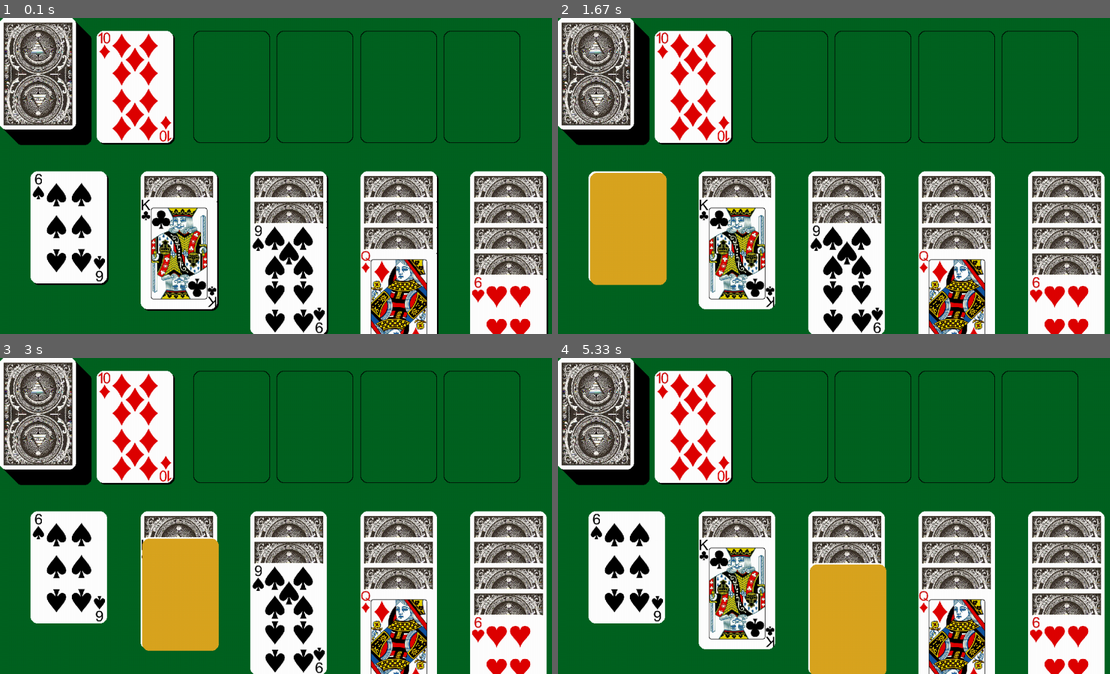
Above: before the commit, frames 1-4 (two rows, left to right).
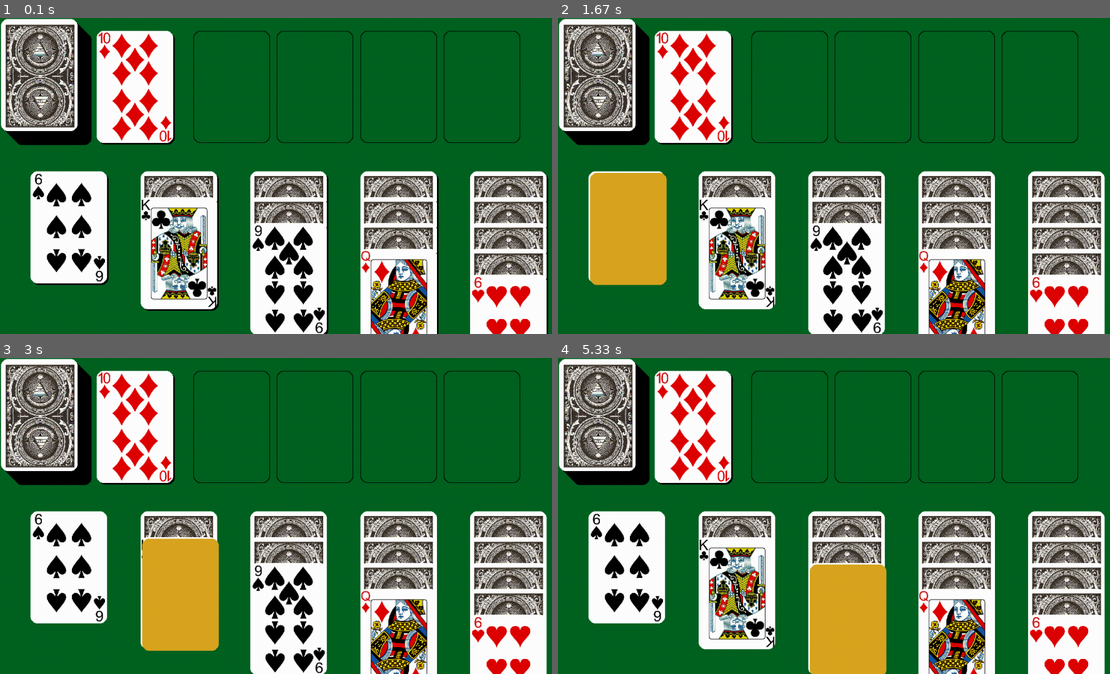
Above: after the commit, the same moments.

Repository: unluckycord/NewPygame
Game: pygame game, started from Main.py
Same seed, same stepped clock (60 frames per second), same inputs: the game is played once before the commit and once after it.
Inputs (mouse positions are in pixels of both pictures, inside the frame that each line leads up to):
- Up to frame 1 (0.1 s): no input
- Up to frame 2 (1.67 s): click (662, 251) at 0.88 s; press the mouse at (662, 251) at 1.2 s; move the mouse to (756, 229) at 1.3 s; release the mouse at (845, 207) at 1.43 s; press the mouse at (662, 251) at 1.53 s; move the mouse to (712, 179) at 1.63 s
- Up to frame 3 (3 s): release the mouse at (204, 449) at 1.77 s; press the mouse at (104, 591) at 2.7 s; move the mouse to (204, 544) at 2.8 s; release the mouse at (303, 503) at 2.93 s
- Up to frame 4 (5.33 s): press the mouse at (662, 591) at 3.03 s; move the mouse to (850, 588) at 3.13 s; release the mouse at (1038, 588) at 3.27 s; press the mouse at (662, 591) at 3.37 s; move the mouse to (690, 522) at 3.47 s; release the mouse at (718, 455) at 3.6 s; press the mouse at (662, 591) at 3.7 s; move the mouse to (723, 547) at 3.8 s; release the mouse at (784, 503) at 3.93 s; press the mouse at (662, 591) at 4.03 s; move the mouse to (696, 516) at 4.13 s; release the mouse at (729, 440) at 4.27 s; click (707, 623) at 4.38 s; click (861, 598) at 5.32 s

The runs differ from the first frame. In frame 1, 3.8% of the frame differs, in the area x 0-15%, y 0-36%; in frame 2, 3.8%; in frame 3, 3.8%; in frame 4, 3.8%.

Commit message:
removed/moved parts of code for better development

Diff:
--- a/Card.py
+++ b/Card.py
@@ -1,6 +1,6 @@
 import pygame,Assets
 class Card:
-    def __init__(self, rankandsuit,cardlocationx,cardlocationy,card,cardUpOrDown):
+    def __init__(self, rankandsuit,cardlocationx,cardlocationy,card,cardUpOrDown,cardRect):
         self.rankandsuit = rankandsuit
         self.cardUpOrDown = cardUpOrDown.upper()
         if(len(self.rankandsuit) == 2):
@@ -12,6 +12,7 @@
         self.card = card
         self.cardlocationx=cardlocationx
         self.cardlocationy=cardlocationy
+        self.cardRect = cardRect
         match rankandsuit:
             case "2s":
                 self.card = Assets.twos
--- a/GameLoop.py
+++ b/GameLoop.py
@@ -7,12 +7,10 @@
     deltaTime = 0
     clock = pygame.time.Clock()
     run = True
-    currentTick = pygame.time.get_ticks()
+    currentTickDrawCard,currentTickAnimation = pygame.time.get_ticks(),pygame.time.get_ticks()
     renderCheck,grabCheck = False,False
     DealCards.shuffle()
     currentCard = DealCards.drawCardFromDeck()
-
-    testCard = Card.Card(currentCard,400,400, None, "UP")
     ListOfCards.cardStackOject.clear()
 
     mousex,mousey = pygame.mouse.get_pos()
@@ -25,19 +23,22 @@
         stackList.append(pygame.Rect(cardStackLocationX+offset*i,cardStackLocationY, Assets.CARDWIDTH,Assets.CARDHEIGHT))
 
     drawnFromDeckCardloctionx, drawnFromDeckCardloctiony = 220*Assets.scalingVal,30*Assets.scalingVal
-    cardLocationRect = pygame.Rect(drawnFromDeckCardloctionx,drawnFromDeckCardloctiony, Assets.CARDWIDTH,Assets.CARDHEIGHT)
+    DrawnCard = Card.Card(currentCard,220*Assets.scalingVal,30*Assets.scalingVal, None, "UP", pygame.Rect(220*Assets.scalingVal,30*Assets.scalingVal,Assets.CARDWIDTH,Assets.CARDHEIGHT))
+
+    pileLocationX, pileLocationY = 30*Assets.scalingVal,30*Assets.scalingVal
+    pileLocationShadow = []
+    for i in range (9):
+        pileLocationShadow.append(pygame.Rect(pileLocationX+4+(i*-3),pileLocationY+4+(i*-3), Assets.CARDWIDTH,Assets.CARDHEIGHT))
 
     tableauCardlocationx,tableauCardlocationy = -180*Assets.scalingVal,350*Assets.scalingVal
-    tabeauCardRectList = [[]for i in range(8)]
     for i in range(8):
         for f in range(i):
             ListOfCards.tableau[i].append(ListOfCards.listOfActiveCards[0])
-            ListOfCards.tableauObj[i].append(Card.Card(ListO …(77 unchanged characters)… ableauCardlocationy+(50*f), None, "DOWN"))
-            tabeauCardRectList[i].append(pygame.Rect(tableauCardlocationx+(250*Assets.scalingVal*i),tableauCardlocationy+(50*f),Assets.CARDWIDTH,Assets.CARDHEIGHT))
+            ListOfCards.tableauObj[i].append(Card.Card(ListO …(77 unchanged characters)… ableauCardlocationy+(50*f), None, "DOWN", pygame.Rect(tableauCardlocationx+(250*Assets.scalingVal*i),tableauCardlocationy+(50*f),Assets.CARDWIDTH,Assets.CARDHEIGHT)))
             ListOfCards.listOfActiveCards.pop(0)
 
     for i in range(len(ListOfCards.listOfActiveCards)):
-        ListOfCards.cardStackOject.append(Card.Card(ListOfCards.listOfActiveCards[i], 400,400, None, "DOWN"))
+        ListOfCards.cardStackOject.append(Card.Card(ListOfCards.listOfActiveCards[i], 30*Assets.scalingVal,30*Assets.scalingVal, None, "DOWN", pygame.Rect(30*Assets.scalingVal,30*Assets.scalingVal,Assets.CARDWIDTH,Assets.CARDHEIGHT)))
 
     currentCardTableau = None
 
@@ -48,32 +49,36 @@
         prevTime = currentTime
         mousex, mousey = pygame.mouse.get_pos()
         mouseRect.x,mouseRect.y = mousex-5,mousey-5
-        nowDraw = pygame.time.get_ticks()
+        nowDraw,nowAnimate = pygame.time.get_ticks(),pygame.time.get_ticks()
         for event in pygame.event.get():
             if event.type == pygame.QUIT:
                 run = False
             mouseInput = pygame.mouse.get_pressed()
-        if mouseInput == (0, 0, 1) and nowDraw - currentTick  >= 200 and pygame.Rect.colliderect(mouseRect,cardLocationRect):
-            for i in range(10):
-                cardLocationRect.x-=22*(deltaTime*Assets.TARGETFPS)*Assets.scalingVal
-                cardLocationRect.y-=3*(deltaTime*Assets.TARGETFPS)*Assets.scalingVal
+        if mouseInput == (0, 0, 1) and nowDraw - currentTickDrawCard  >= 200 and pygame.Rect.colliderect(mouseRect,DrawnCard.cardRect):
+            for i in range(100):
+                #if(nowAnimate - currentTickAnimation >=10):
+                DrawnCard.cardlocationx-=22*(deltaTime*Assets.TARGETFPS)*Assets.scalingVal
+                DrawnCard.cardlocationy-=3*(deltaTime*Assets.TARGETFPS)*Assets.scalingVal
+                currentTickAnimation = nowAnimate
             Assets.cardFlick.play()
-            for i in range(10):
-                cardLocationRect.x+=22*(deltaTime*Assets.TARGETFPS)*Assets.scalingVal
-                cardLocationRect.y+=3*(deltaTime*Assets.TARGETFPS)*Assets.scalingVal
+            for i in range(100):
+                #if(nowAnimate - currentTickAnimation >=10):
+                DrawnCard.cardlocationx+=22*(deltaTime*Assets.TARGETFPS)*Assets.scalingVal
+                DrawnCard.cardlocationy+=3*(deltaTime*Assets.TARGETFPS)*Assets.scalingVal
+                currentTickAnimation = nowAnimate
             currentCard = DealCards.drawCardFromDeck()
             flipCardCheck = True
-            currentTick = nowDraw
+            currentTickDrawCard = nowDraw
         else:
             flipCardCheck = False
-        for i in range(len(tabeauCardRectList)):
-            for f in range(len(tabeauCardRectList[i])):
-                if mouseInput == (1,0,0) and pygame.Rect.colliderect(tabeauCardRectList[i][f], mouseRect) and ListOfCards.tableauObj[i][f].cardUpOrDown == "UP":
+        for i in range(len(ListOfCards.tableauObj)):
+            for f in range(len(ListOfCards.tableauObj[i])):
+                if mouseInput == (1,0,0) and pygame.Rect.colliderect(ListOfCards.tableauObj[i][f].cardRect, mouseRect) and ListOfCards.tableauObj[i][f].cardUpOrDown == "UP":
                     currentCardTableau = ListOfCards.tableauObj[i][f]
                     grabCheck = True
                 else:
                     pass
                     #grabCheck = False
-        PaintGame.drawWindow(flipCardCheck,grabCheck, testCard, currentCard,mouseRect,cardLocationRect,stackList,currentCardTableau)
+        PaintGame.drawWindow(flipCardCheck,grabCheck, DrawnCard, currentCard,mouseRect,DrawnCard.cardRect,stackList,currentCardTableau,pileLocationShadow)
         pygame.display.update()
     pygame.quit()
--- a/ListOfCards.py
+++ b/ListOfCards.py
@@ -17,7 +17,6 @@
 listOfSpentCards = []
 tableau = [[]for i in range(8)]
 tableauObj = [[]for i in range(8)]
-tableauText = [[]for i in range(8)]
 cardStack = []
 cardStackOject = ["thing to be removed"]
 LISTOFALLDEFAULTCARDS = ["2s", "2d", "2h", "2c",
--- a/PaintGame.py
+++ b/PaintGame.py
@@ -4,11 +4,14 @@
 
     pygame.draw.rect(Assets.WIN, Assets.WHITE, mouseRect)
 
-def drawDeckOfCards(stackLocationX, stackLocationY):
+def drawDeckOfCards(pileLocationShadow):
     for i in range (9):
-        pygame.draw.rect(Assets.WIN, Assets.BLACK, (stackLocationX+4+(i*-3),stackLocationY+4+(i*-3), Assets.CARDWIDTH,Assets.CARDHEIGHT),width=0, border_radius=13)
-    pygame.draw.rect(Assets.WIN, Assets.WHITE, (stackLocationX+(9*-3),stackLocationY+(9*-3), Assets.CARDWIDTH,Assets.CARDHEIGHT),width=0, border_radius=13)
-    Assets.WIN.blit(Assets.cardback_black, (stackLocationX+9+(9*-3),stackLocationY+11+(9*-3)))
+        #shadow
+        pygame.draw.rect(Assets.WIN, Assets.BLACK, (pileLocationShadow[i].x,pileLocationShadow[i].y, pileLocationShadow[i].width,pileLocationShadow[i].height),width=0, border_radius=13)
+    #white card surface
+    pygame.draw.rect(Assets.WIN, Assets.WHITE, (pileLocationShadow[0].x+(9*-3),pileLocationShadow[0].y+(9*-3), Assets.CARDWIDTH,Assets.CARDHEIGHT),width=0, border_radius=13)
+    #card face
+    Assets.WIN.blit(Assets.cardback_black, (pileLocationShadow[0].x+9+(9*-3),pileLocationShadow[0].y+11+(9*-3)))
 
 def drawCard(cardLocationRect,card):
     #shadow
@@ -31,17 +34,19 @@
             else:
                 #shadow
                 pygame.draw.rect(Assets.WIN, Assets.BLACK, (ListOfCards.tableauObj[i][f].cardlocationx+(4*Assets.scalingVal),ListOfCards.tableauObj[i][f].cardlocationy+(4*Assets.scalingVal), Assets.CARDWIDTH,Assets.CARDHEIGHT),width=0, border_radius=13)
-            #card back
+            #white card surface
             pygame.draw.rect(Assets.WIN, Assets.WHITE, (ListOfCards.tableauObj[i][f].cardlocationx,ListOfCards.tableauObj[i][f].cardlocationy, Assets.CARDWIDTH,Assets.CARDHEIGHT),width=0, border_radius=13)
             if(f+1 < i):
+                #card back
                 Assets.WIN.blit(Assets.cardback_black, (ListOfCards.tableauObj[i][f].cardlocationx+(9*Assets.scalingVal),ListOfCards.tableauObj[i][f].cardlocationy+(11*Assets.scalingVal)))
             else:
+                #card face
                 Assets.WIN.blit(ListOfCards.tableauObj[i][f].card, (ListOfCards.tableauObj[i][f].cardlocationx,ListOfCards.tableauObj[i][f].cardlocationy))
                 ListOfCards.tableauObj[i][f].cardUpOrDown = "UP"
 
 
 
-def drawWindow(flipCardCheck,grabCheck,activeCard,currentCard,mouseRect,cardLocationRect,stackList,currentCardTableau):
+def drawWindow(flipCardCheck,grabCheck,activeCard,currentCard,mouseRect,cardLocationRect,stackList,currentCardTableau,pileLocationShadow):
     cardloctionx, cardlocationy = 220*Assets.scalingVal,30*Assets.scalingVal
     stackLocationX, stackLocationY = 30*Assets.scalingVal,30*Assets.scalingVal
     #testCard = Card.Card(DealCards.randomRankAndSuit(),cardloctionx,cardlocationy)
@@ -53,6 +58,6 @@
         activeCard.rankandsuit=newval
     #print(testCard.rankandsuit, renderCheck)
     drawCard(cardLocationRect,activeCard.card)
-    drawDeckOfCards(stackLocationX,stackLocationY)
+    drawDeckOfCards(pileLocationShadow)
     drawCardStackLocation(stackList)
     drawTableau(grabCheck,currentCardTableau,mouseRect)
